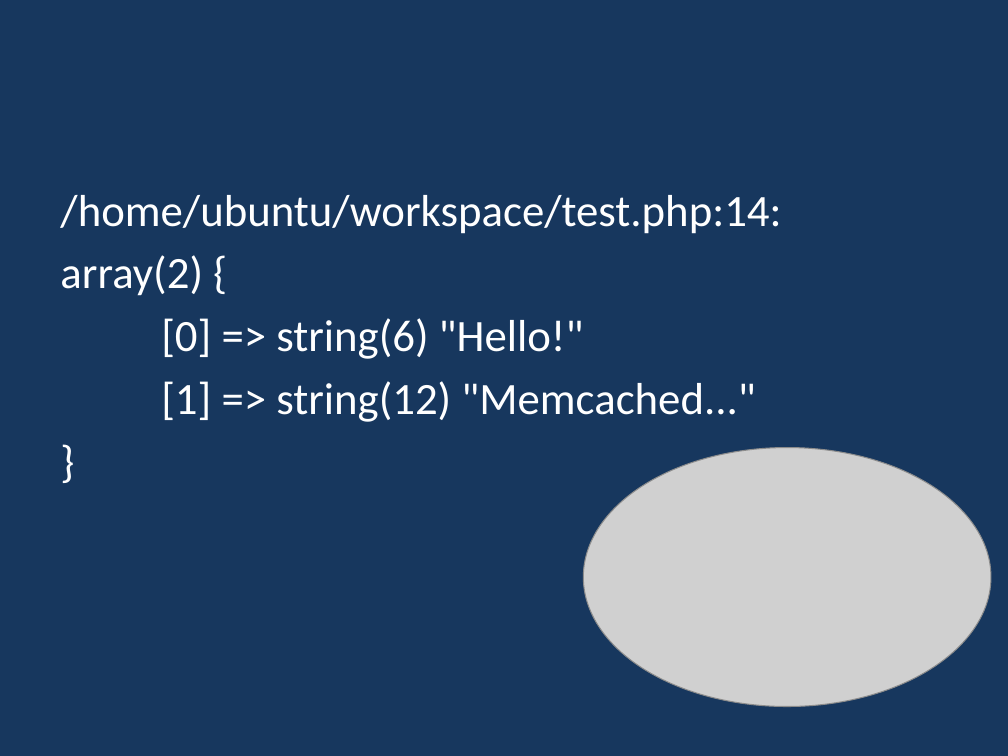
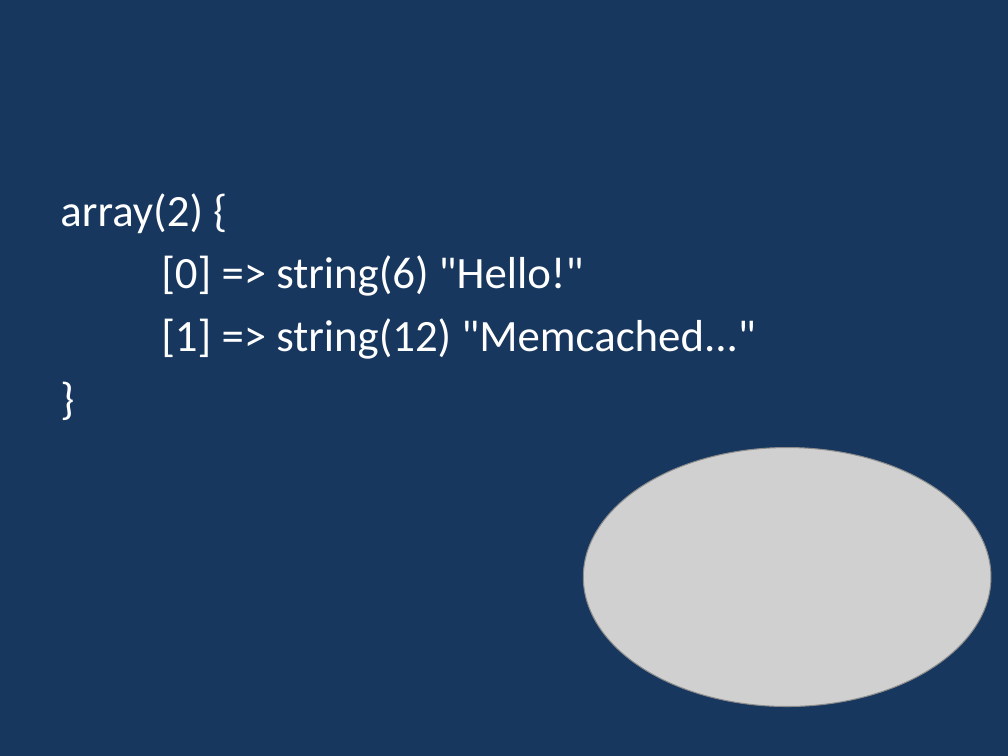
Before and after one commit to stevehong0615/ReadSoccerData, a slide deck: slide 18 of Memcached-Steve_Hong.pptx (slide 16 before the commit). Drawn at 1008x756 pixels with LibreOffice and Linux fonts; fonts in the diff are those of the drawing; grey boxes stand for pictures. Boxes give left, top, right and bottom in pixels: in the first picture for what was removed or moved away, otherwise in the second. Text is boxed around its words. In the diff, an @@ line names an element or a change of style, - is before the commit and + after.

```diff
--- a/Memcached-Steve_Hong.pptx
+++ b/Memcached-Steve_Hong.pptx
@@ text at box(60, 195, 781, 234): paragraph removed @@
-/home/ubuntu/workspace/test.php:14:
```
Also in this commit, not shown: 1 other slide changed, 2 slides added.
